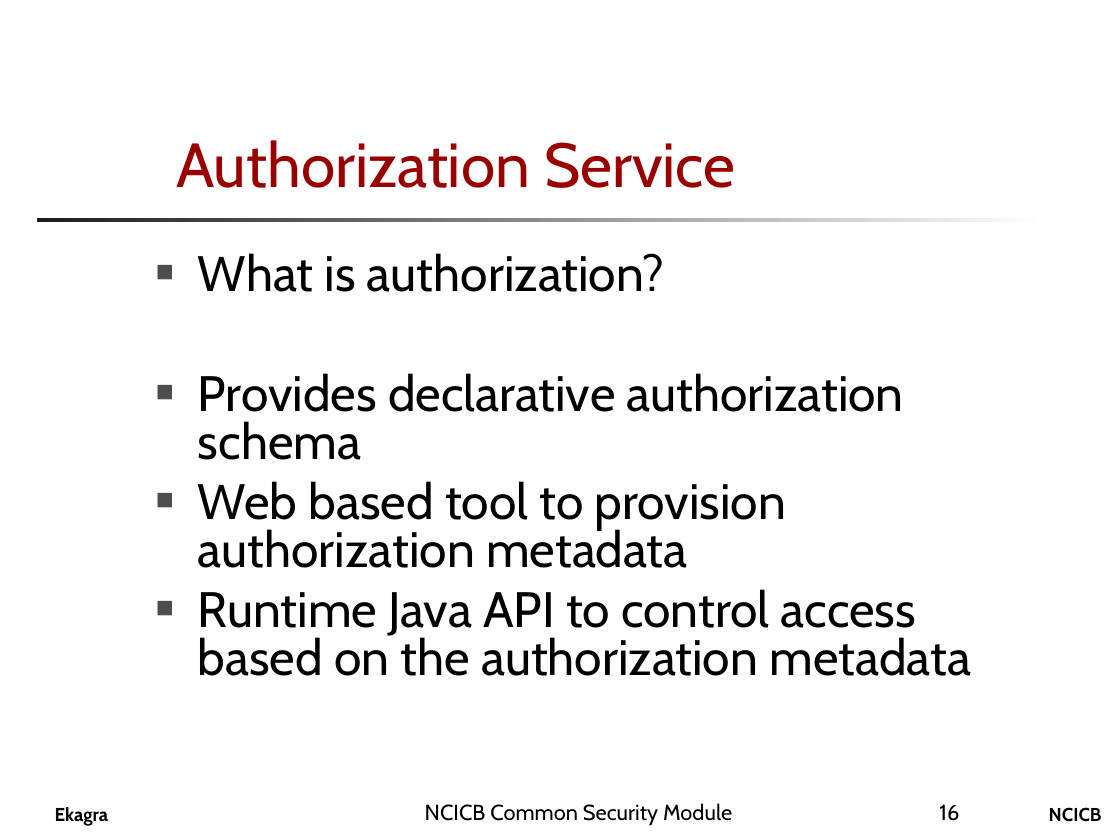
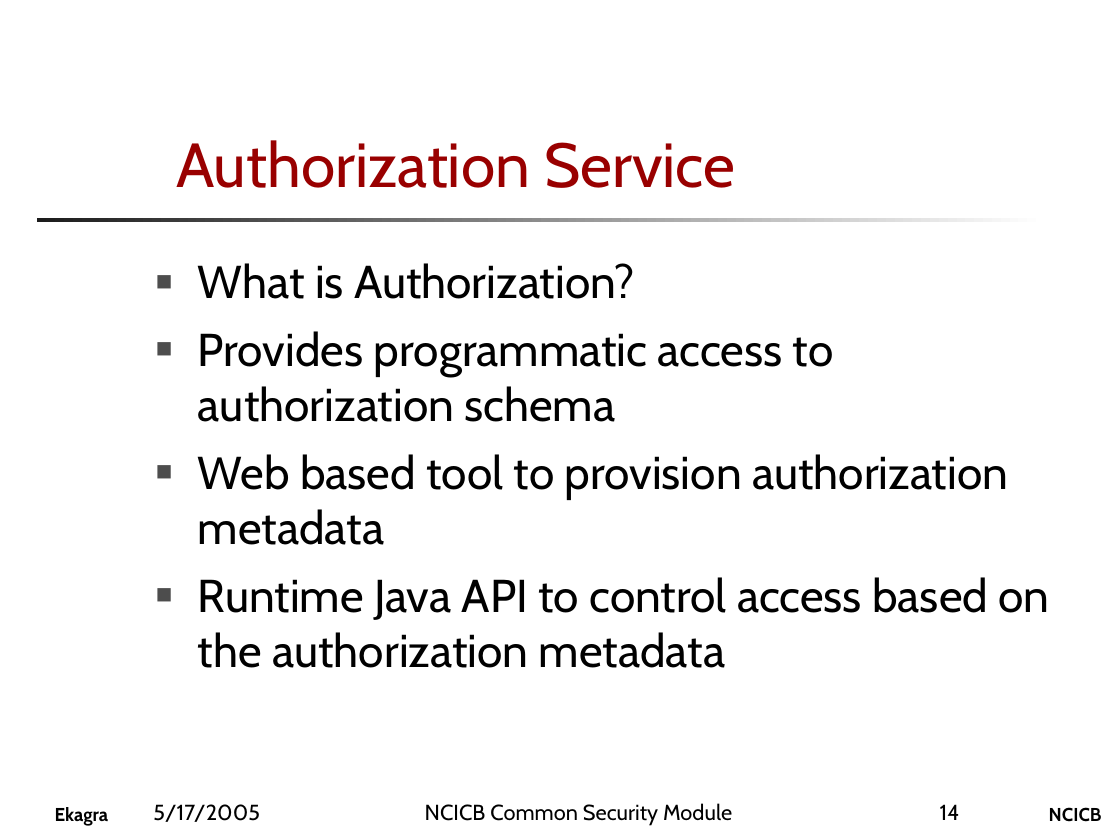
Before and after one commit to CBIIT/common-security-module-docs, a slide deck: slide 14 of Presentations/CSM_Presentation.ppt (slide 16 before the commit). Drawn at 1120x840 pixels with LibreOffice and Linux fonts; fonts in the diff are those of the drawing; background and template pictures are left out. Boxes give left, top, right and bottom in pixels: in the first picture for what was removed or moved away, otherwise in the second. Text is boxed around its words. In the diff, an @@ line names an element or a change of style, - is before the commit and + after.

```diff
--- a/Presentations/CSM_Presentation.ppt
+++ b/Presentations/CSM_Presentation.ppt
@@ text at (x1=198, y1=263, x2=834, y2=422): text changed; size 32 to 29.6 pt @@
-■ What is authorization?
-■ Provides declarative authorization schema
+■ What is Authorization?
+■ Provides programmatic access to authorization schema
@@ text at (x1=198, y1=454, x2=1049, y2=668): size 32 to 29.6 pt in "Web based tool to provision authorization metadata", "Runtime Java API to control access based ..."; line spacing 0.8 to 1 @@
@@ text added at (x1=153, y1=804, x2=260, y2=822), 14 pt, text #000000 @@
+5/17/2005
@@ page number at (x1=940, y1=804, x2=960, y2=820): text changed @@
-16
+14
```
Also in this commit, not shown: 30 other slides changed, 3 slides added, 3 slides removed.
